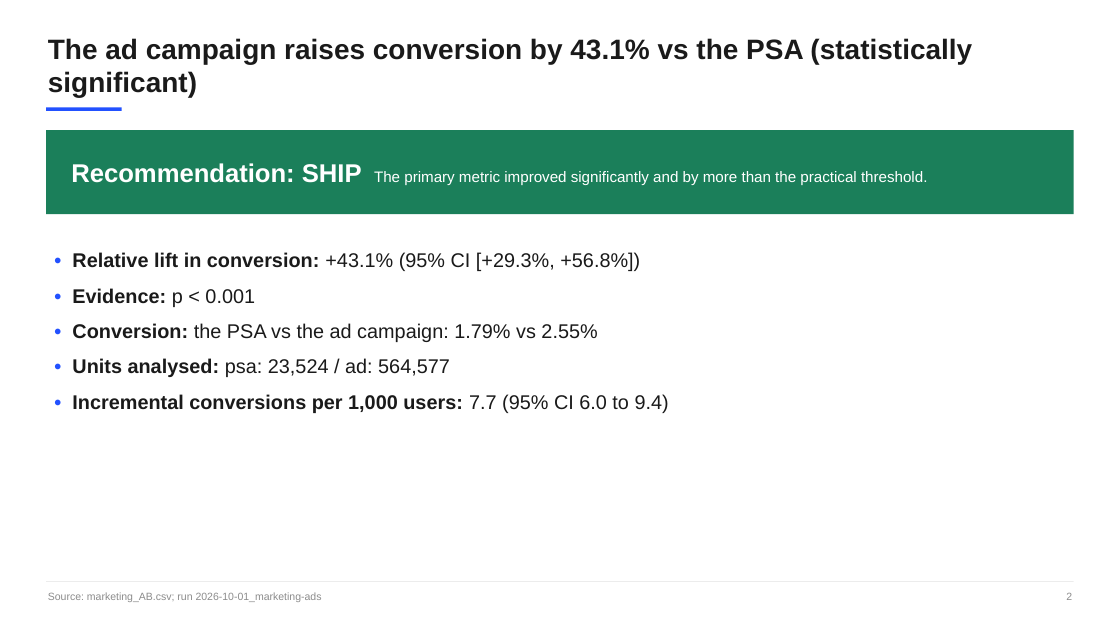
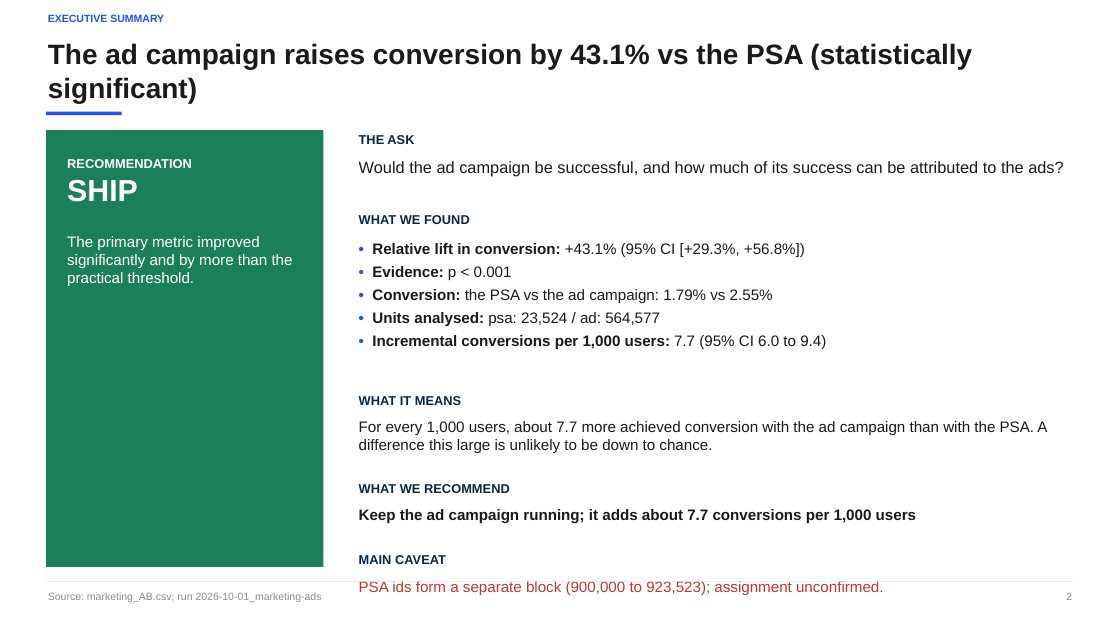
Before and after one commit to rohittiwari001/A-B-Testing-using-Claude-Code, a slide deck: slide 2 of runs/2026-10-01_marketing-ads/deck.pptx. Drawn at 1120x630 pixels with LibreOffice and Linux fonts; fonts in the diff are those of the drawing. Boxes give left, top, right and bottom in pixels: in the first picture for what was removed or moved away, otherwise in the second. Text is boxed around its words. In the diff, an @@ line names an element or a change of style, - is before the commit and + after.

```diff
--- a/runs/2026-10-01_marketing-ads/deck.pptx
+++ b/runs/2026-10-01_marketing-ads/deck.pptx
@@ text added at (x1=48, y1=14, x2=164, y2=22), 9 pt, text #2251FF, bold @@
+EXECUTIVE SUMMARY
@@ text "The ad campaign raises conversion ..." moved from (x1=48, y1=38, x2=972, y2=97) to (x1=48, y1=43, x2=972, y2=103) @@
@@ rectangle moved from (x1=46, y1=108, x2=122, y2=111) to (x1=46, y1=112, x2=122, y2=115) @@
@@ rectangle "RECOMMENDATION" resized from (x1=46, y1=130, x2=1074, y2=214) to (x1=46, y1=130, x2=323, y2=567) @@
@@ rectangle "RECOMMENDATION" at (x1=46, y1=130, x2=323, y2=567): vertical alignment middle to top @@
@@ text added at (x1=359, y1=135, x2=414, y2=144), 11 pt, text #0B2545, bold @@
+THE ASK
@@ text in rectangle at (x1=67, y1=159, x2=293, y2=286): text changed @@
-Recommendation: SHIP The primary metric improved significantly and by more than the practical threshold.
+RECOMMENDATION
+SHIP
+The primary metric improved significantly and by more than the practical threshold.
@@ text added at (x1=359, y1=161, x2=1063, y2=177), 14 pt, text #1A1A1A @@
+Would the ad campaign be successful, and how much of its success can be attributed to the ads?
@@ text "• Relative lift in conversion: ..." moved from (x1=72, y1=252, x2=669, y2=413) to (x1=372, y1=243, x2=826, y2=349) @@
@@ text "• Relative lift in conversion: ..." at (x1=372, y1=243, x2=826, y2=349): size 17 to 13 pt; less space between paragraphs @@
@@ text added at (x1=359, y1=215, x2=470, y2=224), 11 pt, text #0B2545, bold @@
+WHAT WE FOUND
@@ text added at (x1=359, y1=396, x2=461, y2=405), 11 pt, text #0B2545, bold @@
+WHAT IT MEANS
@@ text added at (x1=359, y1=421, x2=1047, y2=453), 13 pt, text #1A1A1A @@
+For every 1,000 users, about 7.7 more achieved conversion with the ad campaign than with the PSA. A difference this large is unlikely to be down to chance.
@@ text added at (x1=359, y1=484, x2=510, y2=493), 11 pt, text #0B2545, bold @@
+WHAT WE RECOMMEND
@@ text added at (x1=359, y1=509, x2=916, y2=523), 13 pt, text #1A1A1A, bold @@
+Keep the ad campaign running; it adds about 7.7 conversions per 1,000 users
@@ text added at (x1=359, y1=555, x2=446, y2=564), 11 pt, text #0B2545, bold @@
+MAIN CAVEAT
@@ text added at (x1=359, y1=581, x2=883, y2=595), 13 pt, text #C0392B @@
+PSA ids form a separate block (900,000 to 923,523); assignment unconfirmed.
```
Also in this commit, not shown: 12 other slides changed, 4 slides added, 1 slide removed, 2 other files.
